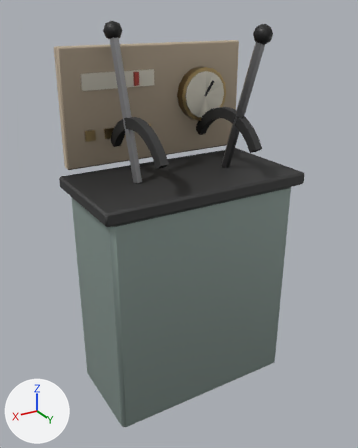
Renders of the glTF model assets/models/props/control_stand.glb from each side of a commit.
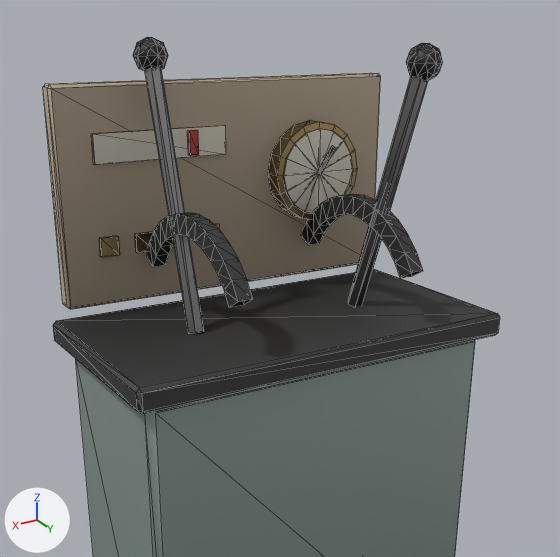
There are two pictures of each version: one whole from a camera (50 mm lens) standing at (0.979, 1.547, 1.541) and looking at (0.017, -0.057, 0.739), one close up on the part from 8% to 94% of the width and 0% to 68% of the height. The axes (+X, +Y, +Z) are drawn at lower left. The lights are the same throughout. The last two pictures show the newer version. The close-ups show mesh edges as thin lines. Vertices at exactly the same position are counted once.

Before the edit, the objects in view are built like this:
```python
me_static = bpy.data.meshes.new('static')
me_static.from_pydata(...)  # 395 vertices, 712 faces; spans x -0.43..0.43, y -0.29..0.18, z 0.0..1.51
# faces by material slot: [44, 236, 48, 140, 44, 112, 76, 12]
me_static.materials.append(mat_painted)
me_static.materials.append(mat_cast)
me_static.materials.append(mat_steel)
me_static.materials.append(mat_black)
me_static.materials.append(mat_timber)
me_static.materials.append(mat_brass)
me_static.materials.append(mat_cream)
me_static.materials.append(mat_red)
ob_static = bpy.data.objects.new('static', me_static)
ob_static.location = (0.0, 0.0, 0.0)
```
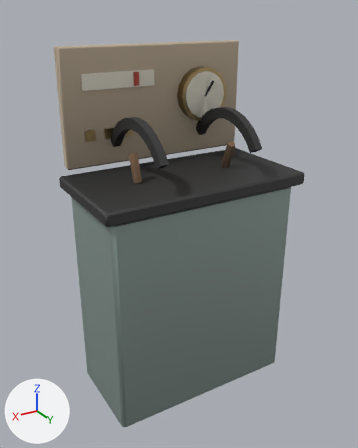
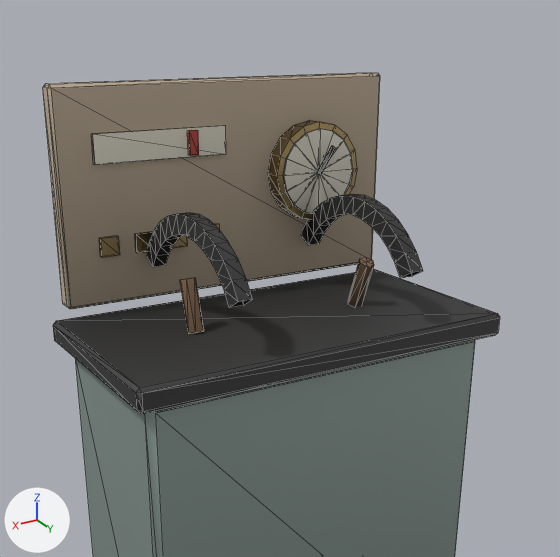
The change, as JSON lines over the scene's bpy script:
```json
{"op": "add", "block": "mat_rusty", "code": ["mat_rusty = bpy.data.materials.new('Rusty')", "# nodes: BsdfPrincipled, Mix, OutputMaterial, VertexColor", "# colours: brown #aa896c, mixed with the vertex colours"]}
{"block": "me_static", "where": "# used by ob_static; location = (0.0, 0.0, 0.0)"}
{"op": "remove", "block": "me_static", "code": "me_static.from_pydata(...)  # 395 vertices, 712 faces; spans x -0.43..0.43, y -0.29..0.18, z 0.0..1.51"}
{"op": "add", "block": "me_static", "code": "me_static.from_pydata(...)  # 327 vertices, 584 faces; spans x -0.43..0.43, y -0.29..0.18, z 0.0..1.42"}
{"block": "me_static", "change": "me_static part 1: the loose piece of 34 vertices spanning x -0.23..-0.17, y 0.1..0.17, z 1.43..1.5 is deleted"}
{"block": "me_static", "change": "me_static part 2: the loose piece of 34 vertices spanning x 0.17..0.23, y -0.25..-0.18, z 1.44..1.51 is deleted"}
{"block": "me_static", "change": "me_static part 3"}
{"block": "me_static", "change": "14 vertices are removed from x -0.22..0.22, y -0.23..0.15, z 1.46..1.48"}
{"block": "me_static", "change": "36 faces are deleted"}
{"block": "me_static", "change": "14 vertices are added at x -0.22..0.22, y -0.1..0.0, z 1.05..1.06"}
{"block": "me_static", "change": "36 new faces join them, mat_rusty"}
{"block": "me_static", "change": "me_static part 4: 172 kept faces spanning x -0.42..0.42, y -0.28..0.17, z 0.94..1.42 get new vertex colours"}
{"op": "remove", "block": "me_static", "code": "me_static.materials.append(mat_steel)"}
{"op": "add", "block": "me_static", "code": "me_static.materials.append(mat_rusty)"}
```

Pixel boxes [x1, y1, x2, y2] of what changed, in the close-ups (560 x 557 px; the box of a moved part takes in the faces that stretch with it):
```json
{"object": "static", "change": "reshaped", "before": [43, 37, 500, 557], "after": [43, 73, 500, 557]}
{"part": 1, "of": "me_static", "change": "deleted", "before": [406, 43, 443, 81]}
{"part": 2, "of": "me_static", "change": "deleted", "before": [133, 37, 168, 71]}
{"part": 3, "of": "me_static", "change": "moved or reshaped", "before": [145, 67, 428, 334], "after": [180, 258, 374, 334]}
{"part": 4, "of": "me_static", "change": "edited", "before": [49, 73, 497, 388], "after": [49, 73, 497, 388], "on screen": "looks the same"}
```
